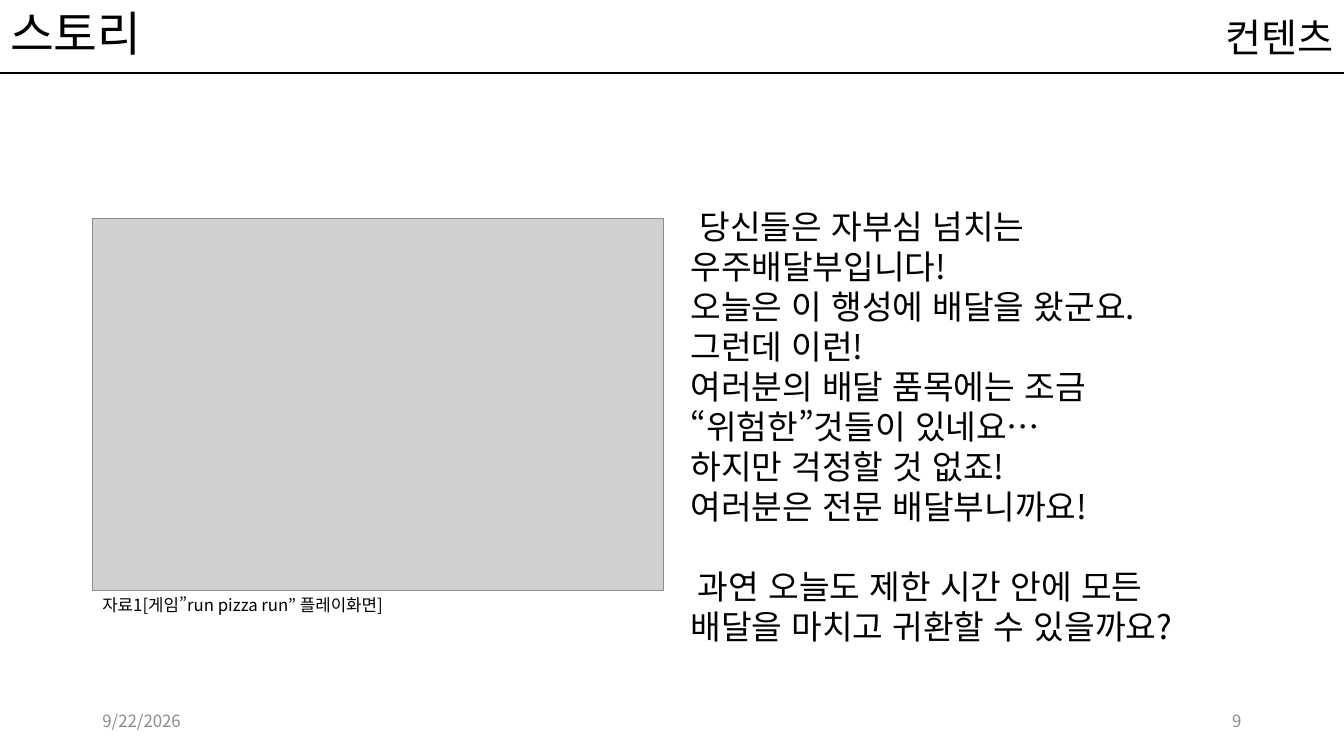
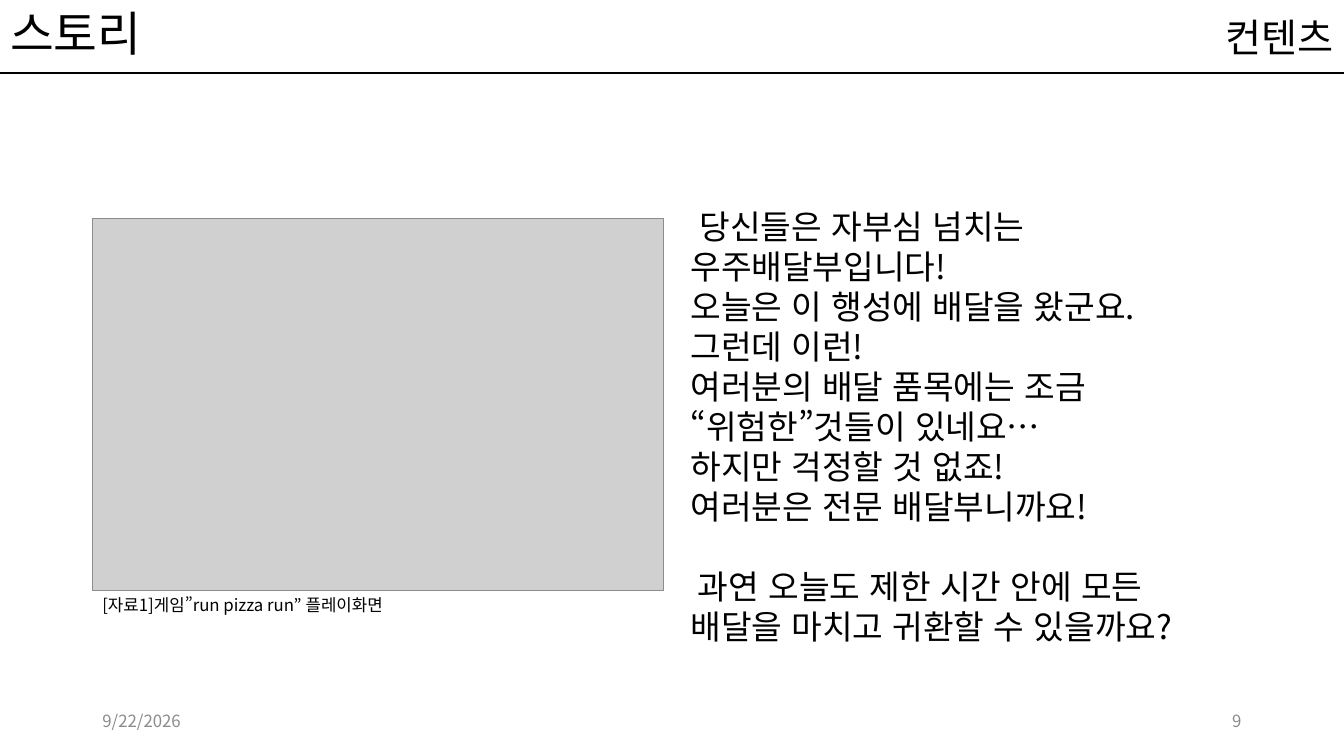
Before and after one commit to kwakyerin/2026_Graduation_Project, a slide deck: slide 9 of documents/HyunahKwon/design/designing/배트와 달트_기획서.pptx. Drawn at 1344x756 pixels with LibreOffice and Linux fonts; fonts in the diff are those of the drawing; grey boxes stand for pictures. Boxes give left, top, right and bottom in pixels: in the first picture for what was removed or moved away, otherwise in the second. Text is boxed around its words. In the diff, an @@ line names an element or a change of style, - is before the commit and + after.

```diff
--- a/documents/HyunahKwon/design/designing/배트와 달트_기획서.pptx
+++ b/documents/HyunahKwon/design/designing/배트와 달트_기획서.pptx
@@ text at (x1=102, y1=596, x2=383, y2=615): text changed @@
-자료1[게임”run pizza run” 플레이화면]
+[자료1]게임”run pizza run” 플레이화면
```
Also in this commit, not shown: 10 other slides changed, 2 slides added, 1 slide removed.
